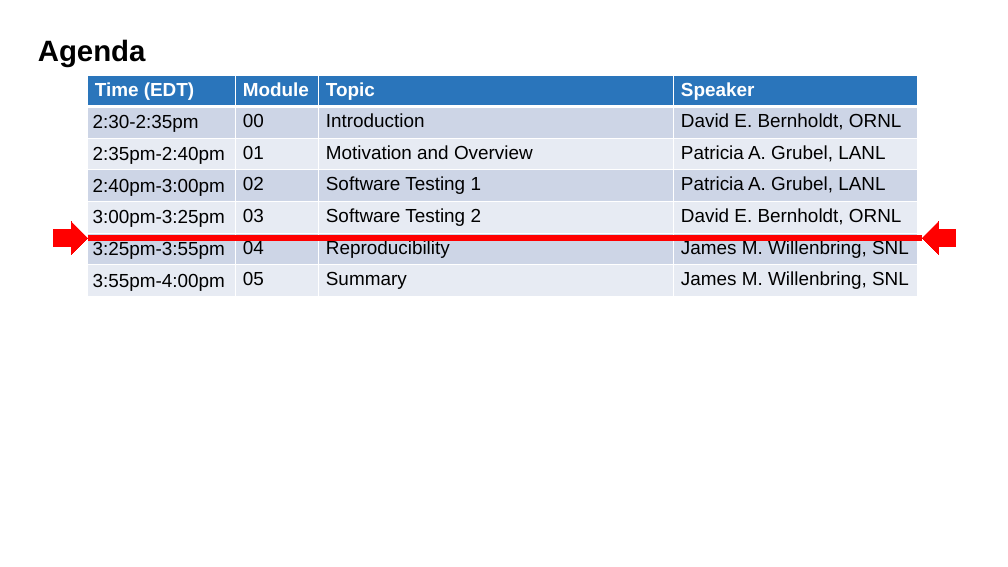
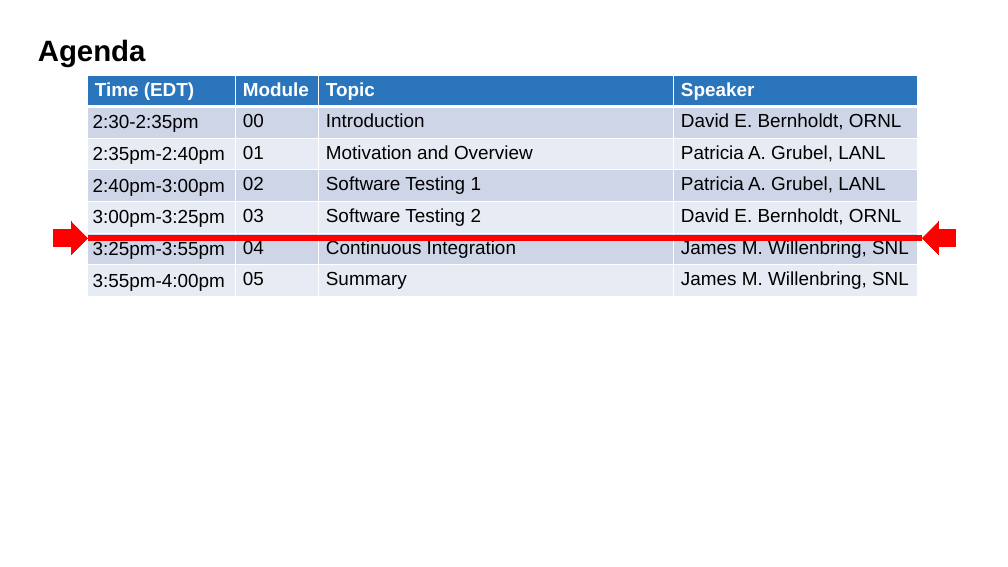
Before and after one commit to bssw-tutorial/presentations, a slide deck: slide 5 of agenda-master.pptx. Drawn at 1008x567 pixels with LibreOffice and Linux fonts; fonts in the diff are those of the drawing. Boxes give left, top, right and bottom in pixels: in the first picture for what was removed or moved away, otherwise in the second. Text is boxed around its words. In the diff, an @@ line names an element or a change of style, - is before the commit and + after.

```diff
--- a/agenda-master.pptx
+++ b/agenda-master.pptx
@@ table at [87,76,918,306] @@
-row 6, column 3: Reproducibility
+row 6, column 3: Continuous Integration
```
Also in this commit, not shown: 5 other slides changed.
